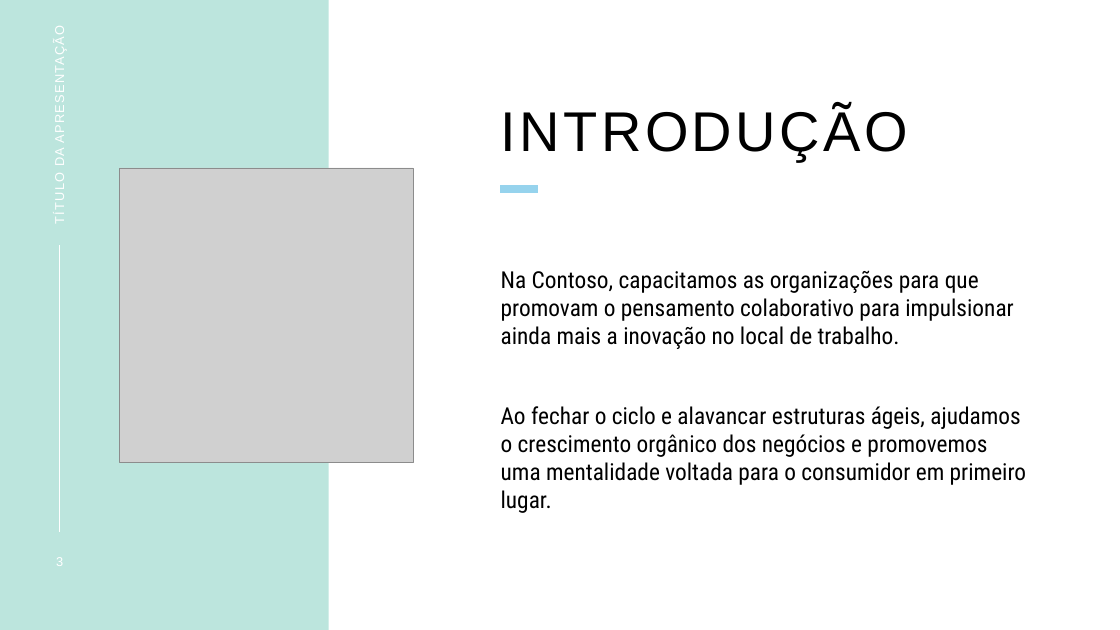
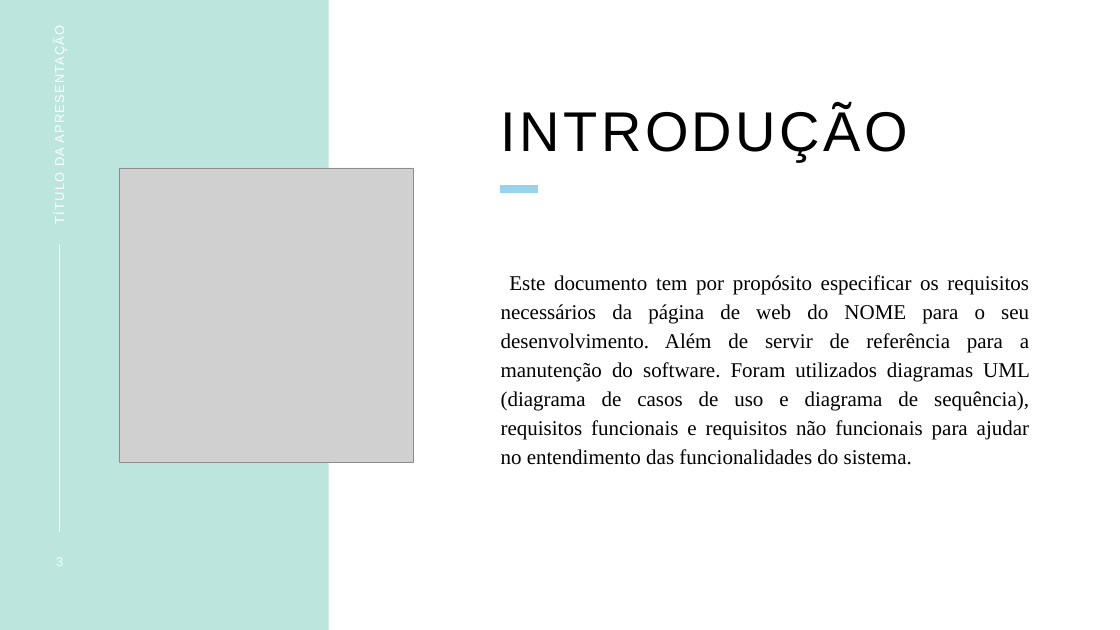
Before and after one commit to tbgbarros/PI-2-DSM2SEM, a slide deck: slide 3 of APRESENTAÇÕES/GPO.pptx. Drawn at 1120x630 pixels with LibreOffice and Linux fonts; fonts in the diff are those of the drawing; grey boxes stand for pictures. Boxes give left, top, right and bottom in pixels: in the first picture for what was removed or moved away, otherwise in the second. Text is boxed around its words. In the diff, an @@ line names an element or a change of style, - is before the commit and + after.

```diff
--- a/APRESENTAÇÕES/GPO.pptx
+++ b/APRESENTAÇÕES/GPO.pptx
@@ text at [501,275,1030,465]: text changed; size 20 to 18 pt; font Roboto Condensed to Times New Roman @@
-Na Contoso, capacitamos as organizações para que promovam o pensamento colaborativo para impulsionar ainda mais a inovação no local de trabalho.
-Ao fechar o ciclo e alavancar estruturas ágeis, ajudamos o crescimento orgânico dos negócios e promovemos uma mentalidade voltada para o consumidor em primeiro lugar.
+Este documento tem por propósito especificar os requisitos necessários da página de web do NOME para o seu desenvolvimento. Além de servir de referência para a manutenção do software. Foram utilizados diagramas UML (diagrama de casos de uso e diagrama de sequência), requisitos funcionais e requisitos não funcionais para ajudar no entendimento das funcionalidades do sistema.
```
Also in this commit, not shown: 2 other slides changed, 1 slide added, 1 slide removed.
